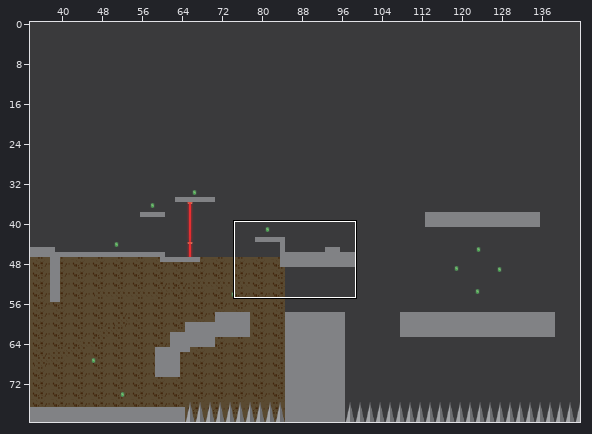
A Tiled map (JSON) gets an edit: assets/Tilemaps/Map2.json. The first picture is a wide view before the edit; the outline marks the close-up.
Close-up. Before:
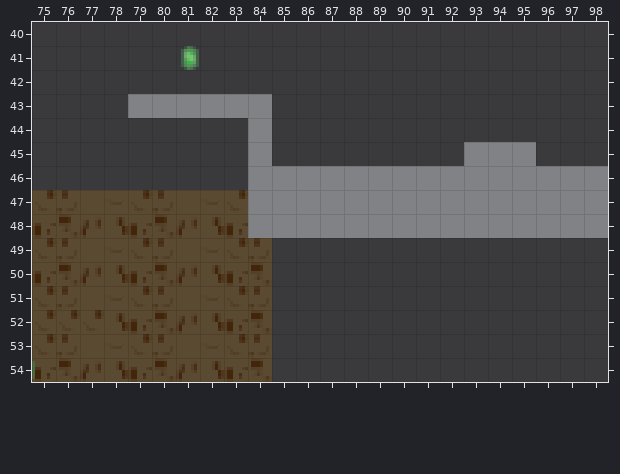
Cells are 8x8 px. Shown: x 75..98, y 40..54. The commit also changed other parts of the map, which this record leaves out.
New version:
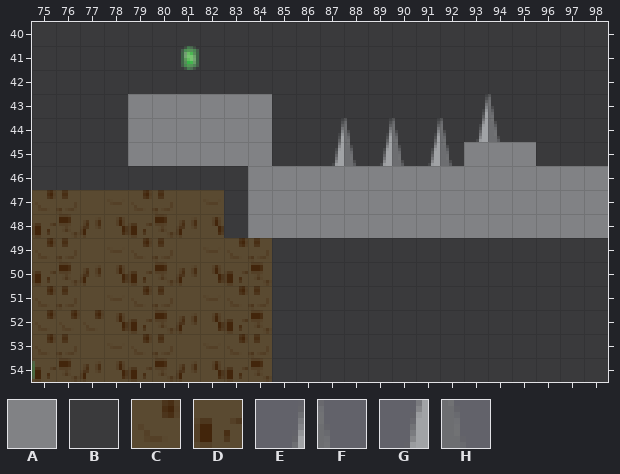
Key: from "tileset1": A 3, B 19, C 33, D 41; from "tileset2": E 78, F 79, G 94, H 95.
_ is an empty cell.
Tiles replaced or removed in this view: C, D.
Diff:
Changed rows in their new state; . is an unchanged cell.
Layer "BG":
first column x 83:
47 B
48 B
Layer "Hazard":
first column x 87:
43 ......EF
44 EFEFEFGH
45 GHGHGH..
Layer "Terrain":
first column x 79:
44 AAAAA
45 AAAAA
Where, in picture pixels (left, top, right, bottom), the same in both close-ups:
added: (332, 94, 500, 166)
added: (128, 118, 248, 166)
changed: (224, 190, 248, 238)
